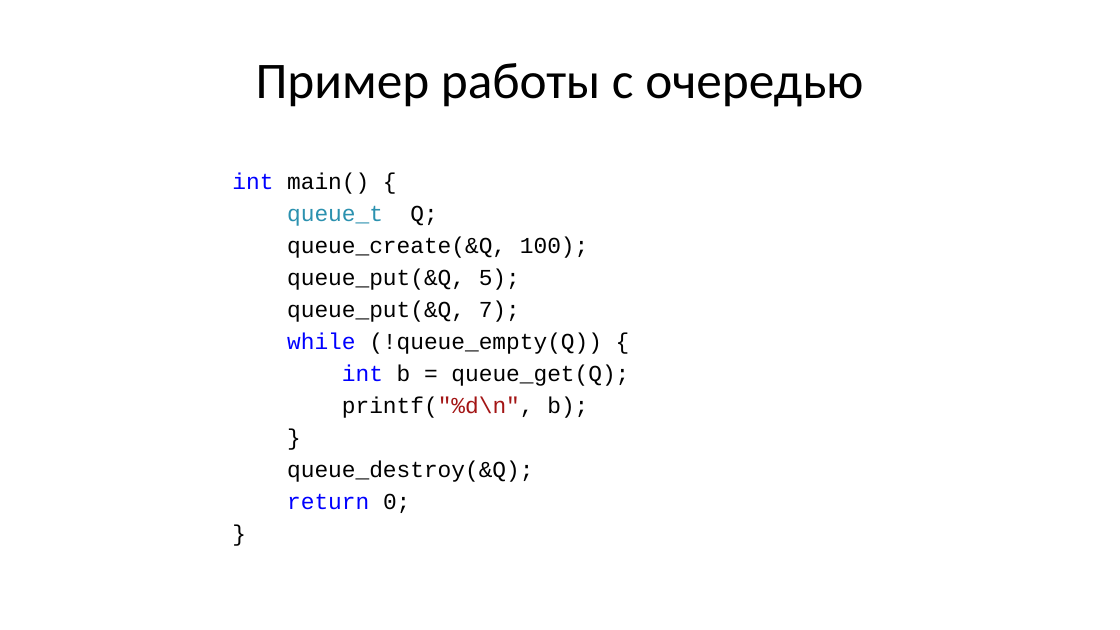
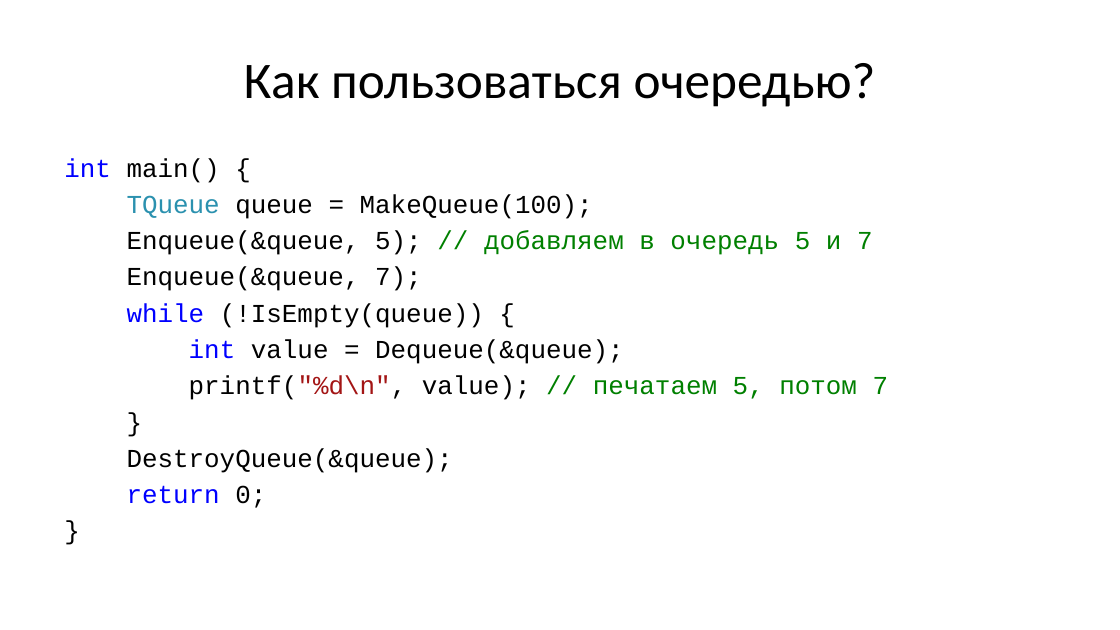
Before and after one commit to Evgueni-Petrov-aka-espetrov/Algorithms-and-Programming-in-C-pptx, a slide deck: slide 34 of 09 Списки (окончание) Графы.pptx (slide 11 before the commit). Drawn at 1120x630 pixels with LibreOffice and Linux fonts; fonts in the diff are those of the drawing. Boxes give left, top, right and bottom in pixels: in the first picture for what was removed or moved away, otherwise in the second. Text is boxed around its words. In the diff, an @@ line names an element or a change of style, - is before the commit and + after.

```diff
--- a/09 Списки (окончание) Графы.pptx
+++ b/09 Списки (окончание) Графы.pptx
@@ title at <box>244,63,876,107</box>: text changed @@
-Пример работы с очередью
+Как пользоваться очередью?
@@ text "int main() {": place and size @@
-text "int main() {" at <box>232,173,629,513</box>
+text "int main() {" at <box>64,158,889,508</box>
@@ text at <box>64,158,266,508</box>: size 19.6 to 22.2 pt in "int main() {", "}", "return 0;", "}" @@
@@ text at <box>127,194,889,400</box>: text changed; size 19.6 to 22.2 pt @@
-queue_t Q;
-queue_create(&Q, 100);
-queue_put(&Q, 5);
-queue_put(&Q, 7);
-while (!queue_empty(Q)) {
-int b = queue_get(Q);
-printf("%d\n", b);
+TQueue queue = MakeQueue(100);
+Enqueue(&queue, 5); // добавляем в очередь 5 и 7
+Enqueue(&queue, 7);
+while (!IsEmpty(queue)) {
+int value = Dequeue(&queue);
+printf("%d\n", value); // печатаем 5, потом 7
@@ text at <box>127,448,453,473</box>: text changed; size 19.6 to 22.2 pt @@
-queue_destroy(&Q);
+DestroyQueue(&queue);
```
Also in this commit, not shown: 16 other slides changed, 88 slides added, 14 slides removed.
